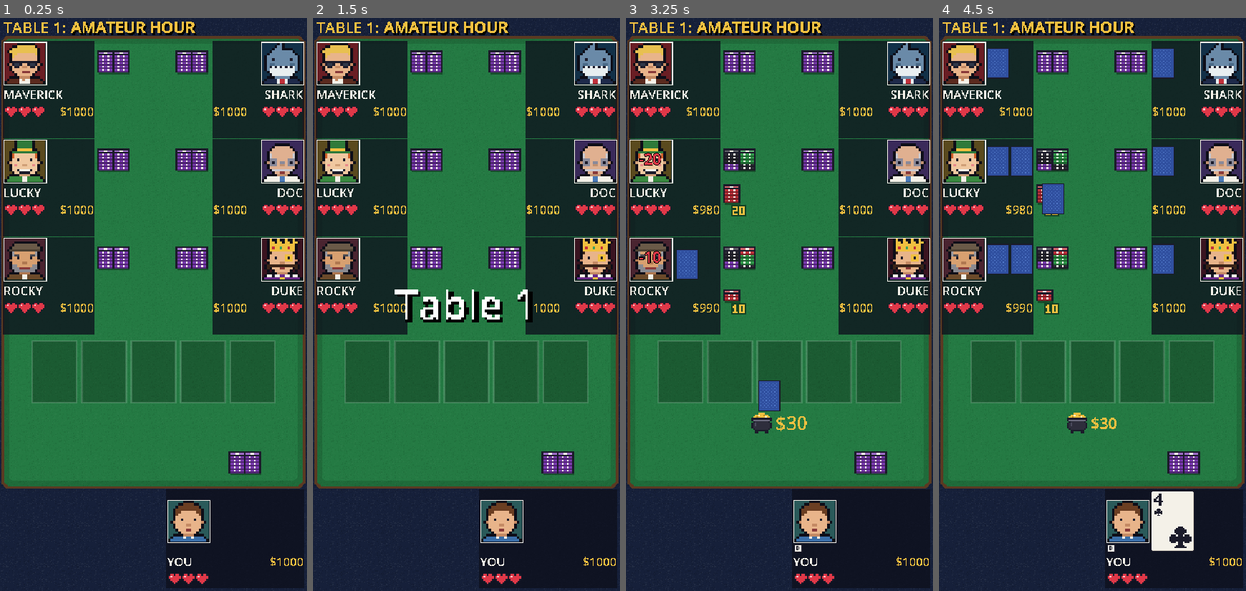
Above: before the commit, frames 1-4 (left to right).
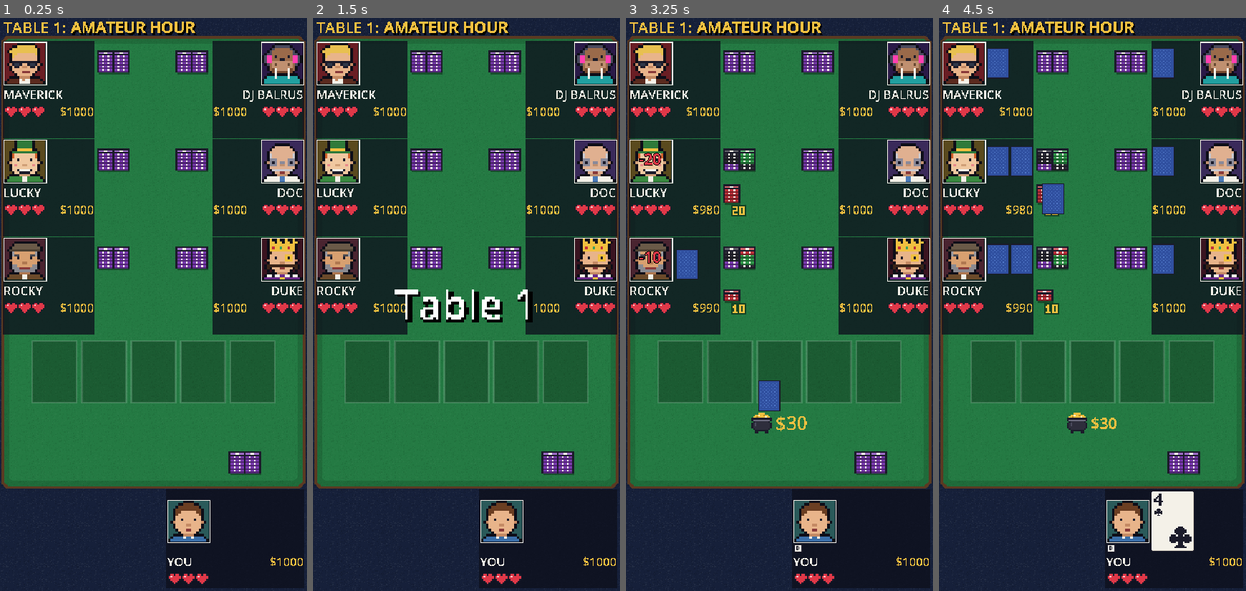
Above: after the commit, the same moments.

Repository: ryanlacroix/poker2
Game: Godot game, scene res://scenes/table.tscn
Same seed, same stepped clock (60 frames per second), same inputs: the game is played once before the commit and once after it. This scene is started directly instead of the project's main scene.
Inputs (mouse positions are in pixels of both pictures, inside the frame that each line leads up to):
- Up to frame 1 (0.25 s): no input
- Up to frame 2 (1.5 s): tap Enter at 0.5 s; move the mouse to (549, 539) at 0.52 s; tap F at 0.6 s; click (549, 539) at 0.67 s; tap Space at 1.25 s; move the mouse to (362, 287) at 1.27 s; tap C at 1.35 s; click (362, 287) at 1.42 s
- Up to frame 3 (3.25 s): tap Enter at 2 s; move the mouse to (675, 189) at 2.02 s; tap R at 2.1 s; click (675, 189) at 2.17 s; move the mouse to (675, 86) at 2.77 s; tap F at 2.85 s; click (675, 86) at 2.92 s
- Up to frame 4 (4.5 s): move the mouse to (1196, 86) at 3.52 s; tap C at 3.6 s; click (1196, 86) at 3.67 s; move the mouse to (1196, 189) at 4.27 s; tap R at 4.35 s; click (1196, 189) at 4.42 s

The runs differ from the first frame. In frame 1, 0.9% of the frame differs, in the area x 79-99%, y 4-15%; in frame 2, 0.9%; in frame 3, 0.9%; in frame 4, 0.9%.

Commit message:
added dj balrus

Diff:
--- a/data/npcs/shark.tres
+++ b/data/npcs/balrus.tres
@@ -1,12 +1,12 @@
 [gd_resource type="Resource" script_class="NpcBrain" format=3]
 
 [ext_resource type="Script" path="res://scripts/ai/npc_brain.gd" id="1"]
-[ext_resource type="Texture2D" path="res://assets/portraits/shark.png" id="2"]
-[ext_resource type="Texture2D" path="res://assets/portraits/shark_injured.png" id="3"]
+[ext_resource type="Texture2D" path="res://assets/portraits/balrus.png" id="2"]
+[ext_resource type="Texture2D" path="res://assets/portraits/balrus_injured.png" id="3"]
 
 [resource]
 script = ExtResource("1")
-display_name = "SHARK"
+display_name = "DJ BALRUS"
 tightness = 0.7
 aggression = 0.8
 bluff_rate = 0.12
--- a/scripts/game/table_level.gd
+++ b/scripts/game/table_level.gd
@@ -17,7 +17,7 @@
 			"res://data/npcs/rocky.tres",    # tight-passive
 			"res://data/npcs/lucky.tres",    # calling station
 			"res://data/npcs/maverick.tres", # loose-aggressive
-			"res://data/npcs/shark.tres",    # tight-aggressive, strongest reader
+			"res://data/npcs/balrus.tres",   # tight-aggressive, strongest reader
 			"res://data/npcs/doc.tres",      # balanced
 			"res://data/npcs/duke.tres",     # maniac
 		],
--- a/scripts/ui/card_view.gd
+++ b/scripts/ui/card_view.gd
@@ -7,7 +7,7 @@
 const CARD_SIZE := Vector2(26, 36)
 
 # A newly placed card pops in a little large, then quickly settles to its real size.
-const POP_SCALE := 1.25
+const POP_SCALE := 1.4
 const POP_SECONDS := 0.15
 ## How long [method fade_out] takes.
 const FADE_SECONDS := 0.2
Binary file added: assets/portraits/balrus.png
Not shown, changed: assets/portraits/balrus.png.import
Binary file added: assets/portraits/balrus_injured.png
Not shown, changed: assets/portraits/balrus_injured.png.import
Binary file removed: assets/portraits/shark.png
Binary file removed: assets/portraits/shark_injured.png
Not shown, changed: tools/generate_portraits.py
